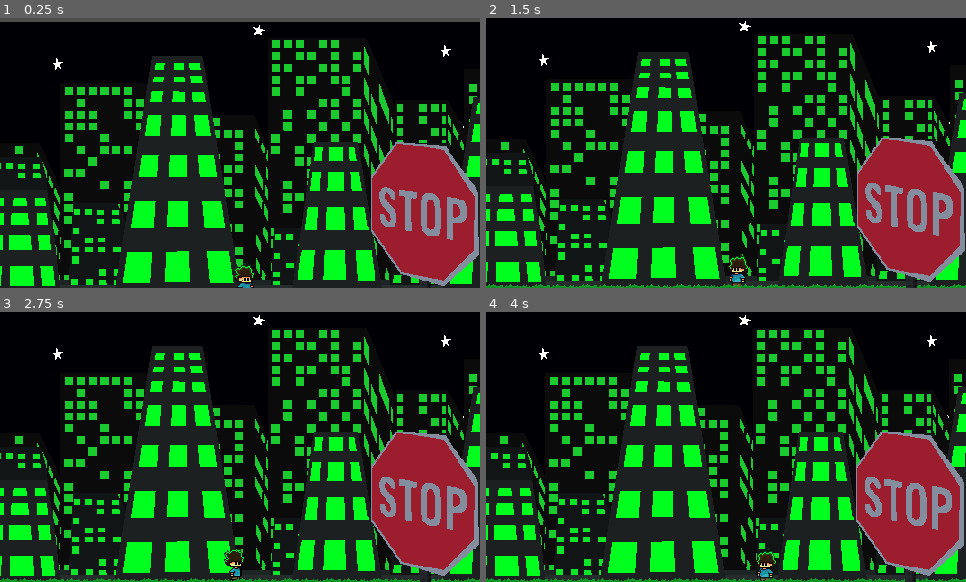
Above: before the commit, frames 1-4 (two rows, left to right).
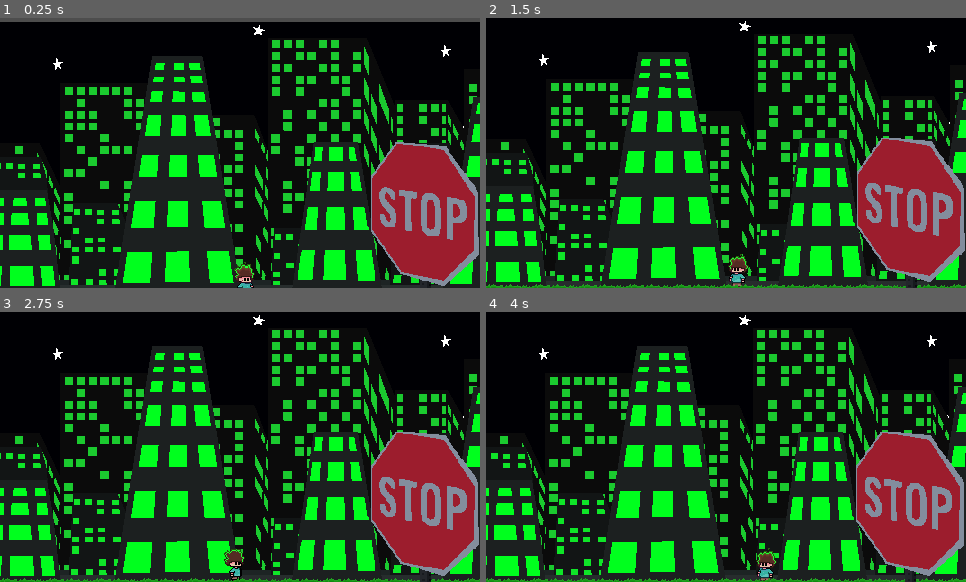
Above: after the commit, the same moments.

Repository: StudioXPEtudiant/25-26.M.S2.IDK
Game: Godot game, scene res://Asset/Map1/MAP1.tscn
Two runs of this game, one before a commit and one after it. Both use one fixed random seed, a clock stepped at 60 frames per second and the inputs below.
Inputs:
- Up to frame 1 (0.25 s): no input
- Up to frame 2 (1.5 s): hold D (Droite) 0.53-1.28 s; hold Ctrl (Control) 0.53-1.28 s; tap Space (Jump) at 0.77 s; hold A (Gauche) from 1.28 s (still down); tap Shift (Shift) at 1.35 s
- Up to frame 3 (2.75 s): tap Space (Jump) at 1.52 s; release A (Gauche) at 2.03 s; hold D (Droite) from 2.03 s (still down); hold Ctrl (Control) from 2.03 s (still down)
- Up to frame 4 (4 s): release Ctrl (Control) at 2.78 s; tap Shift (Shift) at 2.85 s; tap Space (Jump) at 3.02, 3.77 s; release D (Droite) at 3.53 s; hold A (Gauche) from 3.53 s (still down); hold Ctrl (Control) from 3.53 s (still down)

The runs differ from the first frame. In frame 1, 0.3% of the frame differs, in the area x 48-54%, y 90-100%; in frame 2, 0.3%, in the area x 50-55%, y 87-100%; in frame 3, 0.3%; in frame 4, 0.3%.

Commit message:
Hue Added (shaders)

Diff:
--- a/Asset/Map1/MAP1.tscn
+++ b/Asset/Map1/MAP1.tscn
@@ -1,6 +1,7 @@
-[gd_scene load_steps=12 format=3 uid="uid://clb04fggjt4xh"]
+[gd_scene load_steps=16 format=3 uid="uid://clb04fggjt4xh"]
 
 [ext_resource type="Texture2D" uid="uid://cqmdlq6026mhc" path="res://asset/map1/map/sign.png" id="1_d2ype"]
+[ext_resource type="Shader" path="res://asset/map1/map/BuildColour.gdshader" id="2_holko"]
 [ext_resource type="Texture2D" uid="uid://b2l6rcuwoicpb" path="res://asset/map1/map/grasslvl1.png" id="2_v4rfk"]
 [ext_resource type="Texture2D" uid="uid://d4ed3ri53v1vr" path="res://asset/map1/map/buildingcloselvl1.png" id="3_kdyv1"]
 [ext_resource type="Texture2D" uid="uid://d287t4s3wtcgf" path="res://asset/map1/map/city_street.png" id="4_5cipb"]
@@ -12,6 +13,18 @@
 [ext_resource type="PackedScene" uid="uid://5mgb8blgt4t2" path="res://asset/map1/object/platform.tscn" id="10_nsurf"]
 [ext_resource type="AudioStream" uid="uid://c3cu3lpk4p51a" path="res://asset/map1/sound/Spooky normal.ogg" id="11_6bi4j"]
 
+[sub_resource type="ShaderMaterial" id="ShaderMaterial_g4vf5"]
+shader = ExtResource("2_holko")
+shader_parameter/hue_shift = 0.975
+
+[sub_resource type="ShaderMaterial" id="ShaderMaterial_cp58u"]
+shader = ExtResource("2_holko")
+shader_parameter/hue_shift = 0.975
+
+[sub_resource type="ShaderMaterial" id="ShaderMaterial_pwv5n"]
+shader = ExtResource("2_holko")
+shader_parameter/hue_shift = 1.0
+
 [node name="Node2D" type="Node2D"]
 position = Vector2(0, -55)
 
@@ -75,6 +88,7 @@
 
 [node name="Sprite2D" type="Sprite2D" parent="grass/Sky"]
 texture_filter = 1
+material = SubResource("ShaderMaterial_g4vf5")
 texture = ExtResource("2_v4rfk")
 
 [node name="grass2" type="ParallaxBackground" parent="."]
@@ -90,6 +104,7 @@
 
 [node name="Sprite2D" type="Sprite2D" parent="grass2/Sky"]
 texture_filter = 1
+material = SubResource("ShaderMaterial_cp58u")
 texture = ExtResource("2_v4rfk")
 
 [node name="building_closest" type="ParallaxBackground" parent="."]
@@ -107,6 +122,7 @@
 light_mask = 0
 visibility_layer = 524288
 texture_filter = 1
+material = SubResource("ShaderMaterial_pwv5n")
 texture = ExtResource("3_kdyv1")
 centered = false
 
@@ -220,6 +236,7 @@
 wait_time = 0.3
 
 [node name="AudioStreamPlayer" type="AudioStreamPlayer" parent="."]
+stream = ExtResource("11_6bi4j")
 autoplay = true
 
 [connection signal="timeout" from="Timer_grass" to="Grass1" method="play"]
--- /dev/null
+++ b/Asset/Map1/Map/BuildColour.gdshader
@@ -0,0 +1,21 @@
+shader_type canvas_item;
+
+uniform float hue_shift: hint_range(0.0, 1.0) = 0.0;
+
+vec4 shift_hue(in vec4 color, in float shift) {
+	// The unit gray vector in RGB color space.
+	vec3 gray = vec3(0.57735);
+	// Project color onto gray axis.
+	vec3 projection = gray * dot(gray, color.rgb);
+	// Vector from gray axis to original color.
+	vec3 U = color.rgb - projection;
+	// Vector perpendicular to gray axis and U.
+	vec3 V = cross(gray, U);
+	// Rotate U and V around the gray axis.
+	vec3 shifted = U * cos(shift * 2.0 * PI) + V * sin(shift * 2.0 * PI) + projection;
+	return vec4(shifted, color.a);
+}
+
+void fragment() {
+	COLOR = shift_hue(texture(TEXTURE, UV), hue_shift);
+}
--- a/Asset/Map1/object/Benny.tres
+++ b/Asset/Map1/object/Benny.tres
@@ -78,7 +78,6 @@
 
 }
 "
-graph_offset = Vector2(-328.421, -84.7665)
 mode = 1
 flags/light_only = false
 nodes/fragment/0/position = Vector2(2220, -20)
@@ -87,13 +86,13 @@
 nodes/fragment/5/node = SubResource("VisualShaderNodeVectorOp_qssc3")
 nodes/fragment/5/position = Vector2(1280, -80)
 nodes/fragment/6/node = SubResource("VisualShaderNodeColorFunc_2cgcx")
-nodes/fragment/6/position = Vector2(1040, -40)
+nodes/fragment/6/position = Vector2(1000, -60)
 nodes/fragment/8/node = SubResource("VisualShaderNodeInput_m427i")
 nodes/fragment/8/position = Vector2(980, 440)
 nodes/fragment/9/node = SubResource("VisualShaderNodeVectorOp_1y1rd")
 nodes/fragment/9/position = Vector2(1300, 320)
 nodes/fragment/10/node = SubResource("VisualShaderNodeColorParameter_ph43s")
-nodes/fragment/10/position = Vector2(1020, 240)
+nodes/fragment/10/position = Vector2(980, 220)
 nodes/fragment/11/node = SubResource("VisualShaderNodeVectorOp_cg8p7")
 nodes/fragment/11/position = Vector2(1680, 100)
-nodes/fragment/connections = PackedInt32Array(3, 0, 5, 1, 6, 0, 5, 0, 8, 0, 9, 1, 10, 0, 9, 0, 9, 0, 11, 1, 5, 0, 11, 0, 11, 0, 0, 0)
+nodes/fragment/connections = PackedInt32Array(6, 0, 5, 0, 5, 0, 11, 0, 9, 0, 11, 1, 11, 0, 0, 0, 3, 0, 5, 1, 8, 0, 9, 1, 10, 0, 9, 0)
--- a/Asset/Map1/object/Benny.tscn
+++ b/Asset/Map1/object/Benny.tscn
@@ -1,7 +1,7 @@
 [gd_scene load_steps=67 format=3 uid="uid://b38utk70pabmt"]
 
 [ext_resource type="Script" path="res://asset/everyMap/script/Benny/Movement_Script.gd" id="1_ahjtc"]
-[ext_resource type="Shader" uid="uid://xj2p71618ny5" path="res://asset/map1/object/Benny.tres" id="2_4uirc"]
+[ext_resource type="Shader" path="res://asset/map1/object/BennyGD.gdshader" id="2_1vojt"]
 [ext_resource type="Texture2D" uid="uid://dmuc2oosangll" path="res://asset/map1/benny/Benny_Idle_Right.png" id="2_yenmw"]
 [ext_resource type="Texture2D" uid="uid://b33chauce15to" path="res://asset/map1Concept/OLDBennySprite(im crazy)/BENNY_LOOKIN_PLACES.png" id="3_5l0an"]
 [ext_resource type="Texture2D" uid="uid://dsxwu2188ll23" path="res://asset/map1Concept/OLDBennySprite(im crazy)/Benny_WalkV1.png" id="5_vsomy"]
@@ -11,9 +11,10 @@
 [ext_resource type="Texture2D" uid="uid://elkm71dqp3ce" path="res://asset/map1Concept/OLDBennySprite(im crazy)/Lil_Dude_Jump_idk.png" id="9_6a7v6"]
 [ext_resource type="Script" path="res://asset/everyMap/script/Benny/head_detect.gd" id="10_5vtxb"]
 
-[sub_resource type="ShaderMaterial" id="ShaderMaterial_v1a0y"]
-shader = ExtResource("2_4uirc")
-shader_parameter/ColorParameter = Color(0.901961, 0.988235, 0.952941, 1)
+[sub_resource type="ShaderMaterial" id="ShaderMaterial_nomgm"]
+resource_name = "Colour"
+shader = ExtResource("2_1vojt")
+shader_parameter/hue_shift = 0.95
 
 [sub_resource type="AtlasTexture" id="AtlasTexture_ocmng"]
 atlas = ExtResource("2_yenmw")
@@ -1014,10 +1015,9 @@
 CollisionCrouch = NodePath("CollisionCrouch")
 
 [node name="AnimatedSprite2D" type="AnimatedSprite2D" parent="."]
-self_modulate = Color(0.941946, 0.992877, 0.919066, 1)
 texture_filter = 1
-material = SubResource("ShaderMaterial_v1a0y")
-position = Vector2(0, -3.7)
+material = SubResource("ShaderMaterial_nomgm")
+position = Vector2(0, -3.99999)
 scale = Vector2(1, 1.01515)
 sprite_frames = SubResource("SpriteFrames_i1e8k")
 animation = &"Idle_Right"
--- /dev/null
+++ b/Asset/Map1/object/BennyGD.gdshader
@@ -0,0 +1,21 @@
+shader_type canvas_item;
+
+uniform float hue_shift: hint_range(0.0, 1.0) = 0.0;
+
+vec4 shift_hue(in vec4 color, in float shift) {
+	// The unit gray vector in RGB color space.
+	vec3 gray = vec3(0.57735);
+	// Project color onto gray axis.
+	vec3 projection = gray * dot(gray, color.rgb);
+	// Vector from gray axis to original color.
+	vec3 U = color.rgb - projection;
+	// Vector perpendicular to gray axis and U.
+	vec3 V = cross(gray, U);
+	// Rotate U and V around the gray axis.
+	vec3 shifted = U * cos(shift * 2.0 * PI) + V * sin(shift * 2.0 * PI) + projection;
+	return vec4(shifted, color.a);
+}
+
+void fragment() {
+	COLOR = shift_hue(texture(TEXTURE, UV), hue_shift);
+}
Not shown, added: Asset/Map1/Map/Bui7A04.tmp
